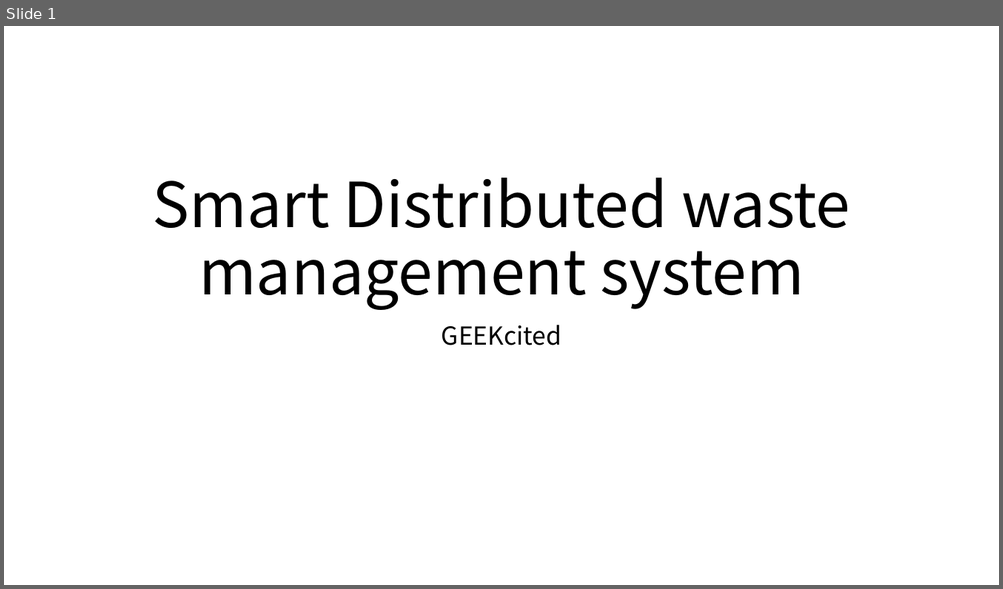
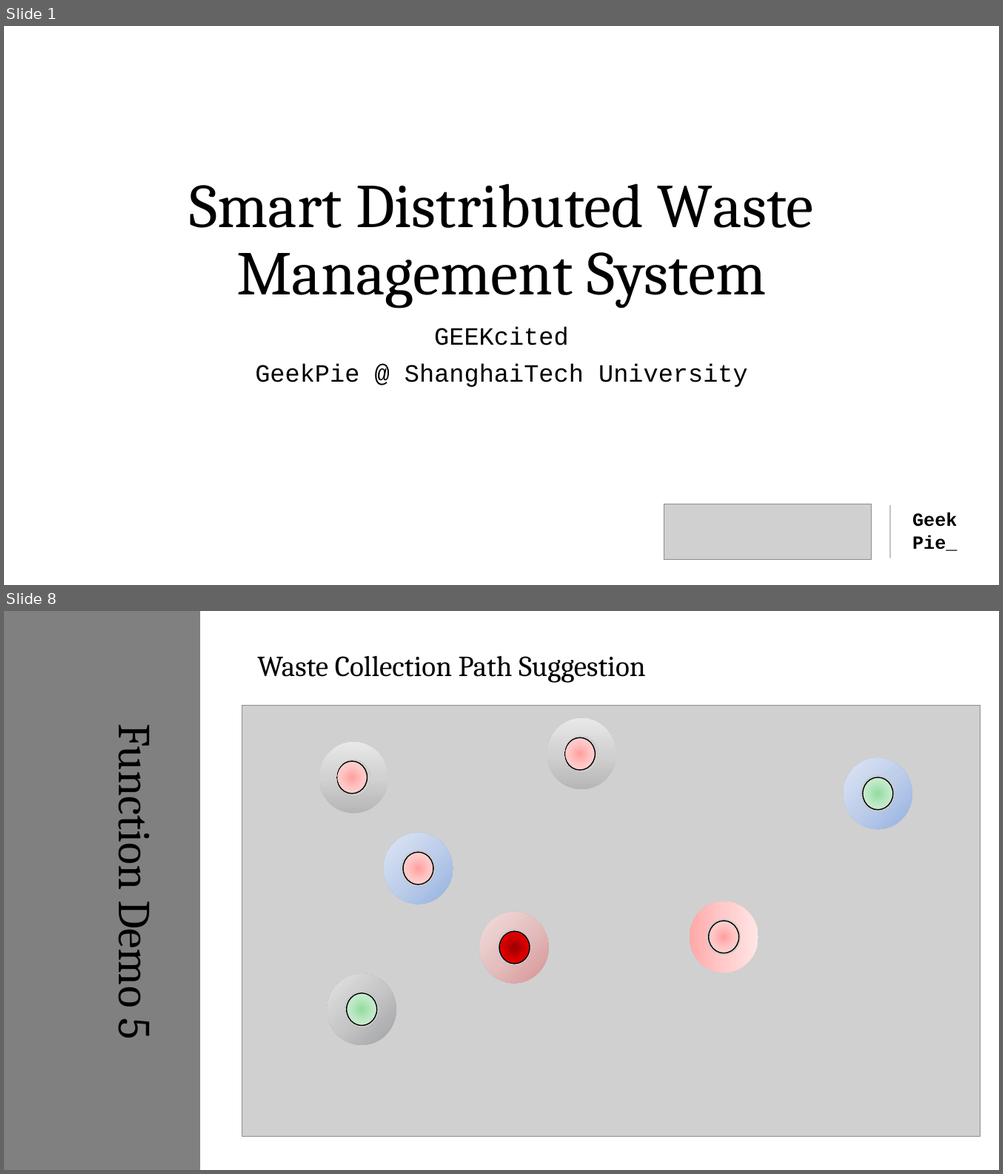
Before and after one commit to maverick117/hackathon2016, a slide deck: Smart Distributed waste management system.pptx. Shown one above the other, each under a label of ours: slide 1 before the commit, slides 1 and 8 after it; the slides between them are not shown. The pictures are 1003x589 and 1003x1174 pixels, drawn with LibreOffice and Linux fonts; fonts in the diff are those of the drawing; grey boxes stand for pictures. Boxes give left, top, right and bottom in pixels: in the first picture for what was removed or moved away, otherwise in the second. Text is boxed around its words. In the diff, an @@ line names an element or a change of style, - is before the commit and + after.

```diff
--- a/Smart Distributed waste management system.pptx
+++ b/Smart Distributed waste management system.pptx
@@ slide 8 added at (4,611,999,1170), background #FFFFFF @@
@@ rectangle added at (4,611,202,1170), fill #808080, outline #FFFFFF 1.5 pt @@
@@ text added at (257,655,645,683), 28 pt, text #000000 @@
+Waste Collection Path Suggestion
@@ picture added at (242,706,981,1137) @@
@@ donut added at (547,718,616,790), fill gradient #B7B7B7 to #D2D2D2 to #E9E9E9 @@
@@ text added at (108,740,167,1038), 44 pt, text #000000 @@
+Function Demo 5
@@ donut added at (318,742,387,814), fill gradient #B7B7B7 to #D2D2D2 to #E9E9E9 @@
@@ ellipse added at (564,738,595,770), fill gradient #FFA0A0 to #FFC5C5 to #FFE3E3, outline #000000 1 pt @@
@@ ellipse added at (337,761,367,793), fill gradient #FFA0A0 to #FFC5C5 to #FFE3E3, outline #000000 1 pt @@
@@ donut added at (843,758,912,829), fill gradient #94B1E1 to #BFCEEA to #E0E7F4 @@
@@ ellipse added at (862,777,893,809), fill gradient #91DEA0 to #BDE8C5 to #DFF3E3, outline #000000 1 pt @@
@@ donut added at (384,832,452,904), fill gradient #94B1E1 to #BFCEEA to #E0E7F4 @@
@@ ellipse added at (403,853,434,885), fill gradient #FFA0A0 to #FFC5C5 to #FFE3E3, outline #000000 1 pt @@
@@ donut added at (479,912,548,984), fill gradient #D89393 to #E5BEBE to #F1E0E0 @@
@@ donut added at (689,901,757,973), fill gradient #FFA9A9 to #FFCACA to #FFE5E5 @@
@@ ellipse added at (708,921,739,954), fill gradient #FFA0A0 to #FFC5C5 to #FFE3E3, outline #000000 1 pt @@
@@ ellipse added at (499,932,530,964), fill gradient #970000 to #D70000 to #FF0000, outline #000000 1 pt @@
@@ donut added at (327,974,395,1046), fill gradient #A0A1A4 to #C6C6C8 to #E3E3E4 @@
@@ ellipse added at (347,994,377,1026), fill gradient #91DEA0 to #BDE8C5 to #DFF3E3, outline #000000 1 pt @@
@@ slide 1 changed as well @@
@@ title at (189,184,814,308): text changed; font Noto Sans CJK SC to Cambria @@
-Smart Distributed waste management system
+Smart Distributed Waste Management System
@@ subtitle at (434,326,569,346): font Noto Sans CJK SC to Courier New in "GEEKcited" @@
@@ subtitle at (255,363,748,387): paragraph added @@
+GeekPie @ ShanghaiTech University
@@ picture added at (663,504,871,560) @@
@@ line added from (891, 506) to (891, 559), #000000 0.5 pt @@
@@ text added at (912,513,956,551), 18 pt, text #000000, bold @@
+Geek
+Pie_
```
Also in this commit, not shown: 3 other slides changed, 6 other slides added, 7 slides removed.
